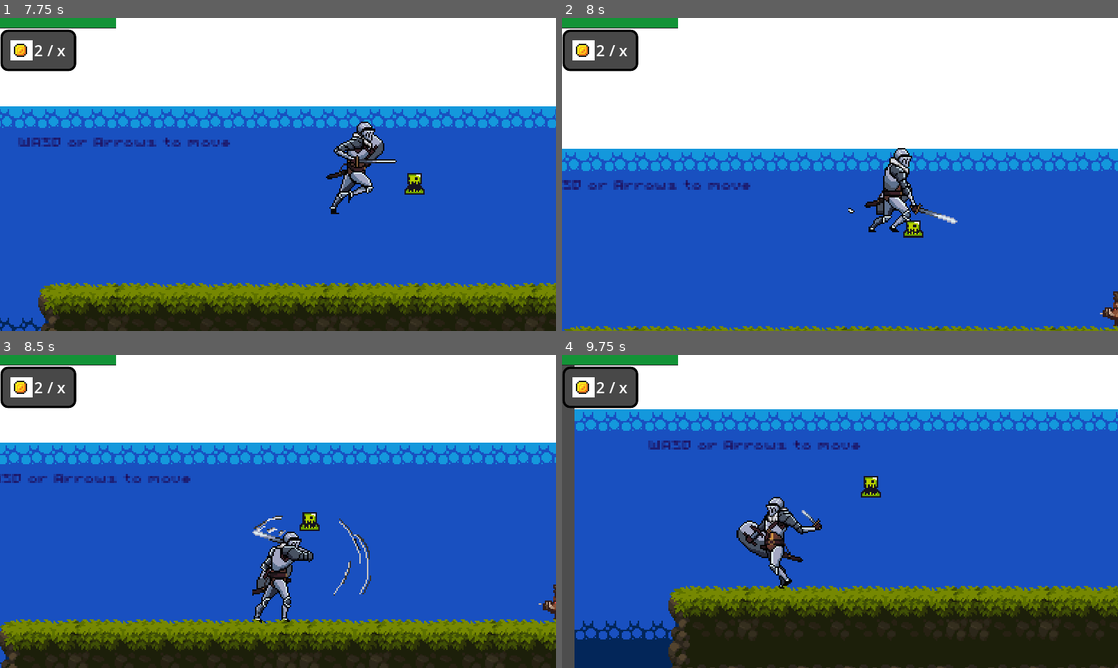
Above: before the commit, frames 1-4 (two rows, left to right).
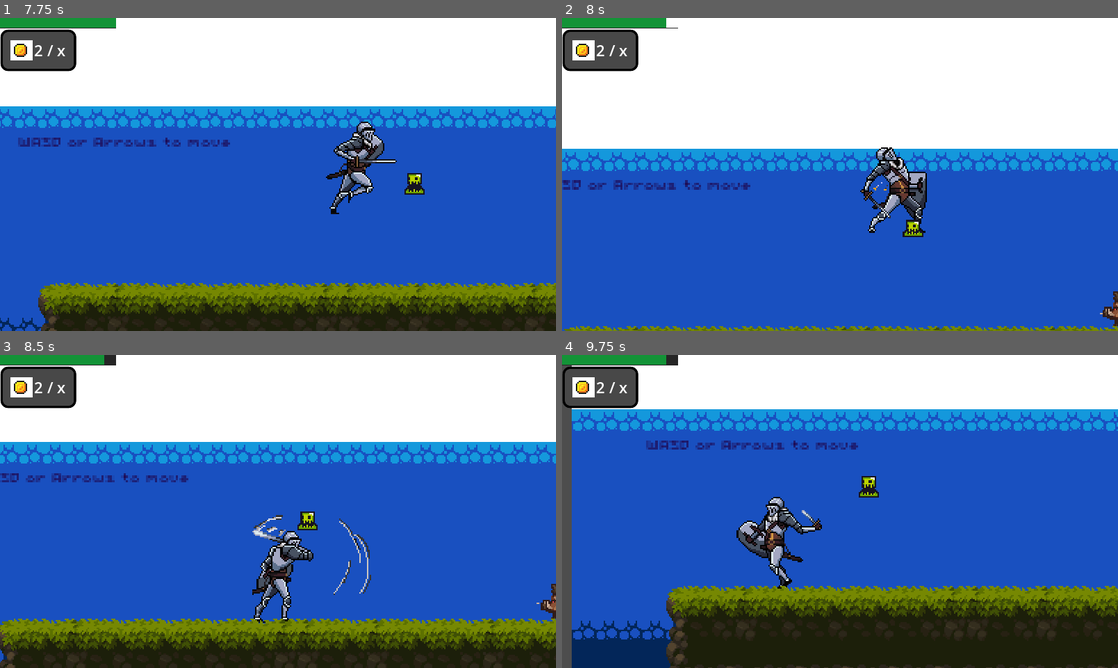
Above: after the commit, the same moments.

Repository: Leonardo-Ma/LearningGodot
Game: Godot game, scene res://scenes/level.tscn
The game is run twice, just before and just after one commit, with the same random seed, the same clock (stepped at 60 frames per second) and the same inputs.
Inputs:
- Up to frame 1 (7.75 s): tap Space (jump) at 0.5, 0.77, 1.25, 1.52, 2, 2.75, 3.02, 3.5, 3.77, 4.25, 4.52, 6.02, 6.77, 7.52 s; hold D (right) 0.53-2.03 s; tap Z (attack) every 0.75 s from 0.6 to 7.35 s; hold A (left) 2.03-2.78 s; hold D (right) 2.78-4.28 s; hold A (left) 4.28-5.03 s; hold D (right) 5.03-5.78 s; hold A (left) 5.78-7.28 s; hold D (right) from 7.28 s (still down)
- Up to frame 2 (8 s): keep holding D (right)
- Up to frame 3 (8.5 s): keep holding D (right); tap Z (attack) at 8.1 s
- Up to frame 4 (9.75 s): tap Z (attack) at 8.85, 9.6 s; tap Space (jump) at 9.02 s; release D (right) at 9.53 s; hold A (left) from 9.53 s (still down)

Frame 1 is identical in both runs. In frame 2, 2.4% of the frame differs, in the area x 0-100%, y 0-100%; in frame 3, 7.3%; in frame 4, 6.8%.

Commit message:
Make slime use hit/hurtbox

Diff:
--- a/scenes/slime.tscn
+++ b/scenes/slime.tscn
@@ -2,7 +2,11 @@
 
 [ext_resource type="Texture2D" uid="uid://cw3ocsdo5xb38" path="res://assets/sprites/enemy/slime_green.png" id="1_buwiv"]
 [ext_resource type="Script" path="res://scripts/slime.gd" id="1_hyhiy"]
+[ext_resource type="Script" path="res://scripts/hitbox.gd" id="2_bnafe"]
 [ext_resource type="Script" path="res://scripts/hurtbox.gd" id="3_5xfbt"]
+
+[sub_resource type="RectangleShape2D" id="RectangleShape2D_8fkpb"]
+size = Vector2(12, 12.5)
 
 [sub_resource type="AtlasTexture" id="AtlasTexture_eo7d1"]
 atlas = ExtResource("1_buwiv")
@@ -44,14 +48,14 @@
 radius = 9.0
 height = 18.0
 
-[sub_resource type="RectangleShape2D" id="RectangleShape2D_8fkpb"]
-size = Vector2(14.5, 12.5)
+[node name="Slime" type="CharacterBody2D"]
+collision_layer = 5
+collision_mask = 2
+script = ExtResource("1_hyhiy")
 
-[sub_resource type="RectangleShape2D" id="RectangleShape2D_j4dxh"]
-size = Vector2(17, 14.5)
-
-[node name="Slime" type="CharacterBody2D"]
-script = ExtResource("1_hyhiy")
+[node name="SlimeCollisionShape" type="CollisionShape2D" parent="."]
+position = Vector2(0, 6.25)
+shape = SubResource("RectangleShape2D_8fkpb")
 
 [node name="AnimatedSprite2D" type="AnimatedSprite2D" parent="."]
 sprite_frames = SubResource("SpriteFrames_0wl3n")
@@ -59,22 +63,14 @@
 frame_progress = 0.367124
 
 [node name="Hurtbox" type="Area2D" parent="AnimatedSprite2D"]
+collision_layer = 0
+collision_mask = 2
 script = ExtResource("3_5xfbt")
 
-[node name="CollisionShape2D" type="CollisionShape2D" parent="AnimatedSprite2D/Hurtbox"]
+[node name="HurtboxShape" type="CollisionShape2D" parent="AnimatedSprite2D/Hurtbox"]
 position = Vector2(0, 6)
 shape = SubResource("CapsuleShape2D_0caug")
-
-[node name="CollisionShape2D2" type="CollisionShape2D" parent="."]
-position = Vector2(-0.25, 6.25)
-shape = SubResource("RectangleShape2D_8fkpb")
-
-[node name="DamageDetection" type="Area2D" parent="."]
-collision_mask = 2
-
-[node name="CollisionShape2D" type="CollisionShape2D" parent="DamageDetection"]
-position = Vector2(-0.5, 6.25)
-shape = SubResource("RectangleShape2D_j4dxh")
+debug_color = Color(1, 0, 0.631373, 0.321569)
 
 [node name="RayCastRight" type="RayCast2D" parent="."]
 position = Vector2(0, 8)
@@ -84,4 +80,11 @@
 position = Vector2(0, 8)
 target_position = Vector2(-9, 0)
 
-[connection signal="body_entered" from="DamageDetection" to="." method="_on_damage_detection_body_entered"]
+[node name="Hitbox" type="Area2D" parent="."]
+collision_layer = 2
+collision_mask = 0
+script = ExtResource("2_bnafe")
+
+[node name="HitboxShape" type="CollisionShape2D" parent="Hitbox"]
+position = Vector2(0, 6.25)
+shape = SubResource("RectangleShape2D_8fkpb")
